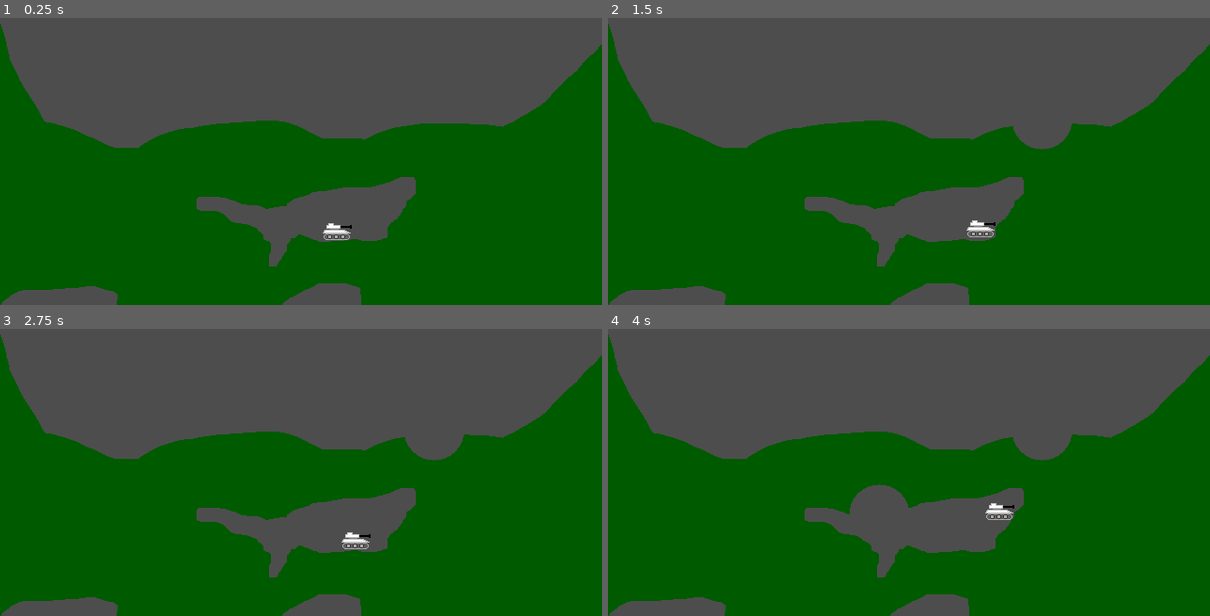
Above: before the commit, frames 1-4 (two rows, left to right).
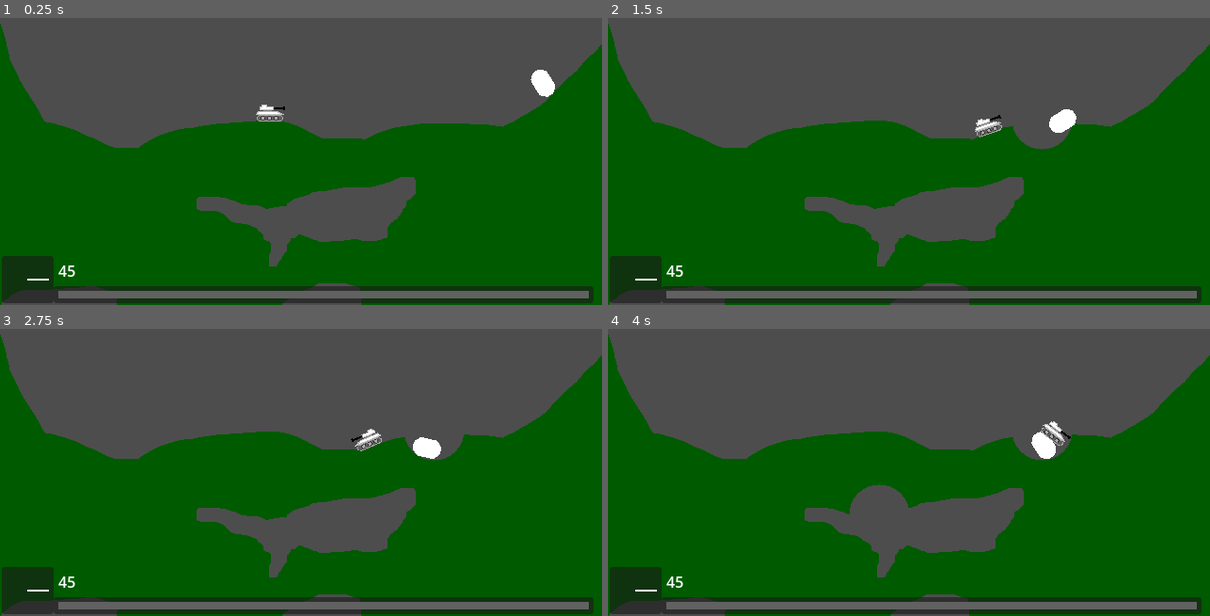
Above: after the commit, the same moments.

Repository: romaindurand/balistica
Game: Godot game, scene res://scenes/game.tscn
The game is run twice, just before and just after one commit, with the same random seed, the same clock (stepped at 60 frames per second) and the same inputs.
Inputs (mouse positions are in pixels of both pictures, inside the frame that each line leads up to):
- Up to frame 1 (0.25 s): no input
- Up to frame 2 (1.5 s): tap Enter (ui_accept) at 0.5, 0.6, 0.77, 1.07, 1.35 s; move the mouse to (1041, 118) at 0.52 s; hold Right (move_right) from 0.53 s (still down); click (1041, 118) at 0.67 s; move the mouse to (788, 152) at 1.27 s
- Up to frame 3 (2.75 s): tap Enter (ui_accept) at 1.52, 1.82, 2.1 s; move the mouse to (361, 372) at 2.02 s; release Right (move_right) at 2.03 s; hold Left (move_left) from 2.03 s (still down)
- Up to frame 4 (4 s): move the mouse to (878, 515) at 2.77 s; release Left (move_left) at 2.78 s; hold Right (move_right) from 2.78 s (still down); tap Enter (ui_accept) at 2.85, 3.02, 3.32, 3.6, 3.77 s; click (878, 515) at 2.92 s; move the mouse to (1089, 498) at 3.52 s

The runs differ from the first frame. In frame 1, 6.8% of the frame differs, in the area x 0-99%, y 18-100%; in frame 2, 6.8%, in the area x 0-99%, y 31-100%; in frame 3, 6.8%; in frame 4, 6.8%.

Commit message:
copy tank behaviour from previous project, add hud

Diff:
--- a/scenes/game.tscn
+++ b/scenes/game.tscn
@@ -2,6 +2,7 @@
 
 [ext_resource type="PackedScene" uid="uid://4qwkd0go1qgu" path="res://scenes/player.tscn" id="1_uwrxv"]
 [ext_resource type="PackedScene" uid="uid://c04x1605wd0bi" path="res://scenes/map.tscn" id="2_yqjtg"]
+[ext_resource type="PackedScene" uid="uid://kmxsgjidxd16" path="res://scenes/hud.tscn" id="3_lnu2h"]
 
 [sub_resource type="CapsuleShape2D" id="CapsuleShape2D_yqjtg"]
 
@@ -14,12 +15,24 @@
 position = Vector2(7, -15)
 
 [node name="RigidBody2D" type="RigidBody2D" parent="." unique_id=2090005021]
-position = Vector2(191, -107)
+position = Vector2(271, -78)
 
 [node name="CollisionShape2D" type="CollisionShape2D" parent="RigidBody2D" unique_id=250070824]
-position = Vector2(121, -68)
-rotation = -0.36804268
 shape = SubResource("CapsuleShape2D_yqjtg")
 
+[node name="Polygon2D" type="Polygon2D" parent="RigidBody2D" unique_id=424208634]
+polygon = PackedVector2Array(-5, -14, -3, -15, 0, -15, 3, -15, 5, -14, 7, -12, 9, -10, 10, -8, 10, -5, 10, 5, 10, 8, 9, 10, 7, 12, 5, 14, 3, 15, 0, 15, -3, 15, -5, 14, -7, 12, -9, 10, -10, 8, -10, 5, -10, -5, -10, -8, -9, -10, -7, -12)
+
 [node name="Player" parent="." unique_id=1824149912 instance=ExtResource("1_uwrxv")]
-position = Vector2(44, 66)
+position = Vector2(-27, -45)
+
+[node name="HUD" parent="." unique_id=1738403872 instance=ExtResource("3_lnu2h")]
+anchors_preset = 0
+anchor_right = 0.0
+anchor_bottom = 0.0
+offset_left = -313.0
+offset_top = -195.0
+offset_right = 327.0
+offset_bottom = 165.0
+grow_horizontal = 1
+grow_vertical = 1
--- /dev/null
+++ b/scenes/hud.tscn
@@ -0,0 +1,67 @@
+[gd_scene format=3 uid="uid://kmxsgjidxd16"]
+
+[node name="HUD" type="Control" unique_id=1738403872]
+layout_mode = 3
+anchors_preset = 15
+anchor_right = 1.0
+anchor_bottom = 1.0
+grow_horizontal = 2
+grow_vertical = 2
+
+[node name="Panel2" type="Panel" parent="." unique_id=954144978]
+layout_mode = 1
+anchors_preset = -1
+anchor_left = 0.089
+anchor_top = 0.94400007
+anchor_right = 0.98600006
+anchor_bottom = 0.994
+offset_left = 0.040000916
+offset_top = 0.15997314
+offset_right = -0.040039063
+offset_bottom = 0.16000366
+grow_horizontal = 2
+grow_vertical = 2
+
+[node name="ColorRect" type="ColorRect" parent="Panel2" unique_id=469253964]
+layout_mode = 1
+anchors_preset = -1
+anchor_left = 0.009000001
+anchor_top = 0.27800003
+anchor_right = 0.99100006
+anchor_bottom = 0.72200006
+offset_left = -0.16599274
+offset_top = -0.0040006638
+offset_right = 0.16595459
+offset_bottom = 0.0039987564
+color = Color(0.38170326, 0.38170323, 0.38170323, 1)
+
+[node name="Panel" type="Panel" parent="." unique_id=44575267]
+layout_mode = 1
+anchors_preset = -1
+anchor_left = 0.003
+anchor_top = 0.85600007
+anchor_right = 0.089
+anchor_bottom = 0.994
+offset_left = 0.07999992
+offset_top = -0.16003418
+offset_right = 0.040000916
+offset_bottom = 0.16000366
+grow_horizontal = 2
+grow_vertical = 2
+
+[node name="Angle" type="Line2D" parent="Panel" unique_id=716349300]
+points = PackedVector2Array(27, 25, 50, 25)
+width = 2.0
+
+[node name="Label" type="Label" parent="Panel" unique_id=1727932128]
+layout_mode = 1
+anchors_preset = -1
+anchor_left = 0.63600004
+anchor_top = 0.020000001
+anchor_right = 0.98200005
+anchor_bottom = 0.48000002
+offset_left = 25.019997
+offset_top = 3.0
+offset_right = 24.989998
+offset_bottom = 3.0
+text = "45"
--- a/scenes/player.tscn
+++ b/scenes/player.tscn
@@ -2,20 +2,38 @@
 
 [ext_resource type="Texture2D" uid="uid://d4i4g5b1gn8r5" path="res://assets/Vehicles.png" id="1_3vyb7"]
 [ext_resource type="Script" uid="uid://bjdfl33uke50p" path="res://scripts/player.gd" id="1_g2els"]
+[ext_resource type="PackedScene" uid="uid://d3st441egx6ks" path="res://scenes/wheel_assembly.tscn" id="3_hlq4g"]
 
 [sub_resource type="CapsuleShape2D" id="CapsuleShape2D_g2els"]
-radius = 9.001617
-height = 34.003212
+radius = 5.9999924
+height = 25.999966
 
-[node name="Player" type="CharacterBody2D" unique_id=1824149912]
+[node name="Player" type="RigidBody2D" unique_id=1824149912]
+center_of_mass_mode = 1
+center_of_mass = Vector2(0, 10)
+linear_damp = 0.08
+angular_damp = 2.0
 script = ExtResource("1_g2els")
-
-[node name="CollisionShape2D" type="CollisionShape2D" parent="." unique_id=807762240]
-rotation = -1.5691675
-shape = SubResource("CapsuleShape2D_g2els")
 
 [node name="Sprite2D" type="Sprite2D" parent="." unique_id=1243589534]
 position = Vector2(1, -1)
 texture = ExtResource("1_3vyb7")
 region_enabled = true
 region_rect = Rect2(0, 44, 33, 19)
+
+[node name="WheelAssembly1" parent="." unique_id=1176606743 instance=ExtResource("3_hlq4g")]
+position = Vector2(-13, 7)
+
+[node name="WheelAssembly2" parent="." unique_id=1818385092 instance=ExtResource("3_hlq4g")]
+position = Vector2(-5, 8)
+
+[node name="WheelAssembly3" parent="." unique_id=829358662 instance=ExtResource("3_hlq4g")]
+position = Vector2(5, 8)
+
+[node name="WheelAssembly4" parent="." unique_id=791387287 instance=ExtResource("3_hlq4g")]
+position = Vector2(13, 7)
+
+[node name="CollisionShape2D" type="CollisionShape2D" parent="." unique_id=807762240]
+position = Vector2(0, -1)
+rotation = -1.5691675
+shape = SubResource("CapsuleShape2D_g2els")
--- /dev/null
+++ b/scenes/wheel_assembly.tscn
@@ -0,0 +1,32 @@
+[gd_scene format=3 uid="uid://d3st441egx6ks"]
+
+[ext_resource type="Script" uid="uid://dxrbpof334c4w" path="res://scripts/wheel_assembly.gd" id="1_script"]
+
+[sub_resource type="PhysicsMaterial" id="PhysicsMaterial_wheel"]
+friction = 20.0
+
+[sub_resource type="CircleShape2D" id="CircleShape2D_wheel"]
+radius = 5.0
+
+[node name="WheelAssembly" type="Node2D" unique_id=1571713855]
+position = Vector2(0, 2)
+script = ExtResource("1_script")
+suspension_enabled = true
+
+[node name="Wheel" type="RigidBody2D" parent="." unique_id=87151320]
+position = Vector2(0, -2)
+collision_layer = 4
+mass = 0.7
+physics_material_override = SubResource("PhysicsMaterial_wheel")
+contact_monitor = true
+max_contacts_reported = 2
+
+[node name="CollisionShape2D" type="CollisionShape2D" parent="Wheel" unique_id=1587618080]
+shape = SubResource("CircleShape2D_wheel")
+
+[node name="WheelJoint" type="GrooveJoint2D" parent="." unique_id=954822172]
+position = Vector2(0, -7)
+node_a = NodePath("../..")
+node_b = NodePath("../Wheel")
+length = 10.0
+initial_offset = 5.0
--- a/scripts/player.gd
+++ b/scripts/player.gd
@@ -1,25 +1,156 @@
-extends CharacterBody2D
+extends RigidBody2D
 
 
-const SPEED = 50.0
-const JUMP_VELOCITY = -400.0
+const DEFAULT_SUSPENSION_STIFFNESS := 90.0
+const DEFAULT_SUSPENSION_DAMPING := 9.0
+const DEFAULT_MAX_SUSPENSION_FORCE := 200.0
+
+
+@export_group("Wheels")
+@export var wheel_assembly_prefix: String = "WheelAssembly"
+@export var wheel_node_name: String = "Wheel"
+@export var wheel_target_angular_speed: float = 30.0
+@export var wheel_motor_torque: float = 7000.0
+@export var wheel_max_motor_torque: float = 7000.0
+@export var wheel_direction: float = 1.0
+@export var freeze_hull_without_input: bool = true
+@export var hull_freeze_delay: float = 0.5
+@export var min_grounded_wheels_to_freeze: int = 2
+@export var wheel_idle_brake_enabled: bool = true
+@export var wheel_idle_brake_torque: float = 2000.0
+
+@export_group("Hull")
+@export var hull_angular_damp_when_grounded: float = 20.0
+
+var _wheels: Array[RigidBody2D] = []
+var _wheel_rest_positions: Dictionary = {}
+var _wheel_assemblies_by_wheel: Dictionary = {}
+var _idle_time: float = 0.0
+var _hull_frozen: bool = false
+
+
+func _ready() -> void:
+	_collect_wheels()
 
 
 func _physics_process(delta: float) -> void:
-	# Add the gravity.
-	if not is_on_floor():
-		velocity += get_gravity() * delta
+	if _wheels.is_empty():
+		_collect_wheels()
 
-	# Handle jump.
-	if Input.is_action_just_pressed("ui_accept") and is_on_floor():
-		velocity.y = JUMP_VELOCITY
 
-	# Get the input direction and handle the movement/deceleration.
-	# As good practice, you should replace UI actions with custom gameplay actions.
-	var direction := Input.get_axis("ui_left", "ui_right")
-	if direction:
-		velocity.x = direction * SPEED
+	var input_axis: float = Input.get_axis("move_left", "move_right")
+	# handle flipping sprite based on player input direction
+	if not is_zero_approx(input_axis):
+		$Sprite2D.flip_h = input_axis < 0.0
+	var target_speed: float = input_axis * wheel_target_angular_speed * wheel_direction
+	var has_input: bool = not is_zero_approx(input_axis)
+	var grounded_wheel_count: int = _get_grounded_wheel_count()
+	var can_freeze_hull: bool = grounded_wheel_count >= min_grounded_wheels_to_freeze
+	if has_input:
+		_idle_time = 0.0
+		if _hull_frozen:
+			_set_hull_frozen(false)
+	elif can_freeze_hull:
+		_idle_time += delta
 	else:
-		velocity.x = move_toward(velocity.x, 0, SPEED)
+		_idle_time = 0.0
 
-	move_and_slide()
+	var should_freeze_hull: bool = freeze_hull_without_input and not has_input and can_freeze_hull and _idle_time >= hull_freeze_delay
+	var idle_brake_ratio: float = clampf(_idle_time / maxf(hull_freeze_delay, 0.001), 0.0, 1.0)
+	if should_freeze_hull and not _hull_frozen:
+		_set_hull_frozen(true)
+
+	for wheel in _wheels:
+		if has_input:
+			var speed_error: float = target_speed - wheel.angular_velocity
+			var torque: float = clampf(speed_error * wheel_motor_torque, -wheel_max_motor_torque, wheel_max_motor_torque)
+			wheel.apply_torque(torque)
+		elif wheel_idle_brake_enabled:
+			var brake_torque: float = -wheel.angular_velocity * wheel_idle_brake_torque * idle_brake_ratio
+			wheel.apply_torque(brake_torque)
+		if not _hull_frozen and _is_wheel_suspension_enabled(wheel):
+			_apply_wheel_suspension(wheel)
+
+	angular_damp = hull_angular_damp_when_grounded
+
+
+func _collect_wheels() -> void:
+	_wheels.clear()
+	_wheel_rest_positions.clear()
+	_wheel_assemblies_by_wheel.clear()
+	for child in get_children():
+		if child is Node2D and child.name.begins_with(wheel_assembly_prefix):
+			var assembly: Node2D = child as Node2D
+			var wheel: RigidBody2D = null
+			if assembly.has_method("get_wheel"):
+				wheel = assembly.call("get_wheel") as RigidBody2D
+			else:
+				wheel = assembly.get_node_or_null(wheel_node_name) as RigidBody2D
+			if wheel == null:
+				push_warning("%s is missing a RigidBody2D child named %s" % [assembly.name, wheel_node_name])
+				continue
+			_wheels.append(wheel)
+			_wheel_rest_positions[wheel] = to_local(wheel.global_position)
+			_wheel_assemblies_by_wheel[wheel] = assembly
+	_wheels.sort_custom(func(a: RigidBody2D, b: RigidBody2D) -> bool: return str(a.get_path()).naturalnocasecmp_to(str(b.get_path())) < 0)
+
+
+func _set_hull_frozen(value: bool) -> void:
+	_hull_frozen = value
+	if value:
+		linear_velocity = Vector2.ZERO
+		angular_velocity = 0.0
+		for wheel in _wheels:
+			wheel.linear_velocity = Vector2.ZERO
+			wheel.angular_velocity = 0.0
+	freeze = value
+
+
+func _get_grounded_wheel_count() -> int:
+	var grounded_count: int = 0
+	for wheel in _wheels:
+		if _is_wheel_grounded(wheel):
+			grounded_count += 1
+	return grounded_count
+
+
+func _is_wheel_grounded(wheel: RigidBody2D) -> bool:
+	return wheel.get_colliding_bodies().size() > 0
+
+
+func _apply_wheel_suspension(wheel: RigidBody2D) -> void:
+	if not _wheel_rest_positions.has(wheel):
+		return
+
+	var rest_position: Vector2 = _wheel_rest_positions[wheel]
+	var assembly: Node = _wheel_assemblies_by_wheel.get(wheel) as Node
+	var stiffness: float = _get_float_setting(assembly, &"suspension_stiffness", DEFAULT_SUSPENSION_STIFFNESS)
+	var damping: float = _get_float_setting(assembly, &"suspension_damping", DEFAULT_SUSPENSION_DAMPING)
+	var max_force: float = _get_float_setting(assembly, &"max_suspension_force", DEFAULT_MAX_SUSPENSION_FORCE)
+	var current_position: Vector2 = to_local(wheel.global_position)
+	var compression: float = rest_position.y - current_position.y
+	var relative_velocity: Vector2 = wheel.linear_velocity - linear_velocity
+	var local_relative_velocity: Vector2 = global_transform.basis_xform_inv(relative_velocity)
+	var force_amount: float = compression * stiffness - local_relative_velocity.y * damping
+	force_amount = clampf(force_amount, -max_force, max_force)
+
+	var force: Vector2 = global_transform.y * force_amount
+	wheel.apply_central_force(force)
+	apply_force(-force, wheel.global_position - global_position)
+
+
+func _is_wheel_suspension_enabled(wheel: RigidBody2D) -> bool:
+	var assembly: Node = _wheel_assemblies_by_wheel.get(wheel) as Node
+	if assembly == null:
+		return false
+	return bool(assembly.get(&"suspension_enabled"))
+
+
+func _get_float_setting(source: Node, property_name: StringName, fallback: float) -> float:
+	if source == null:
+		return fallback
+
+	var value: Variant = source.get(property_name)
+	if typeof(value) == TYPE_FLOAT or typeof(value) == TYPE_INT:
+		return float(value)
+	return fallback
--- /dev/null
+++ b/scripts/wheel_assembly.gd
@@ -0,0 +1,20 @@
+extends Node2D
+
+
+@export_group("Nodes")
+@export var wheel_path: NodePath = ^"Wheel"
+@export var joint_path: NodePath = ^"WheelJoint"
+
+@export_group("Suspension")
+@export var suspension_enabled: bool = false
+@export var suspension_stiffness: float = 90.0
+@export var suspension_damping: float = 9.0
+@export var max_suspension_force: float = 200.0
+
+
+func get_wheel() -> RigidBody2D:
+	return get_node_or_null(wheel_path) as RigidBody2D
+
+
+func get_joint() -> GrooveJoint2D:
+	return get_node_or_null(joint_path) as GrooveJoint2D
Not shown, added: scripts/wheel_assembly.gd.uid
